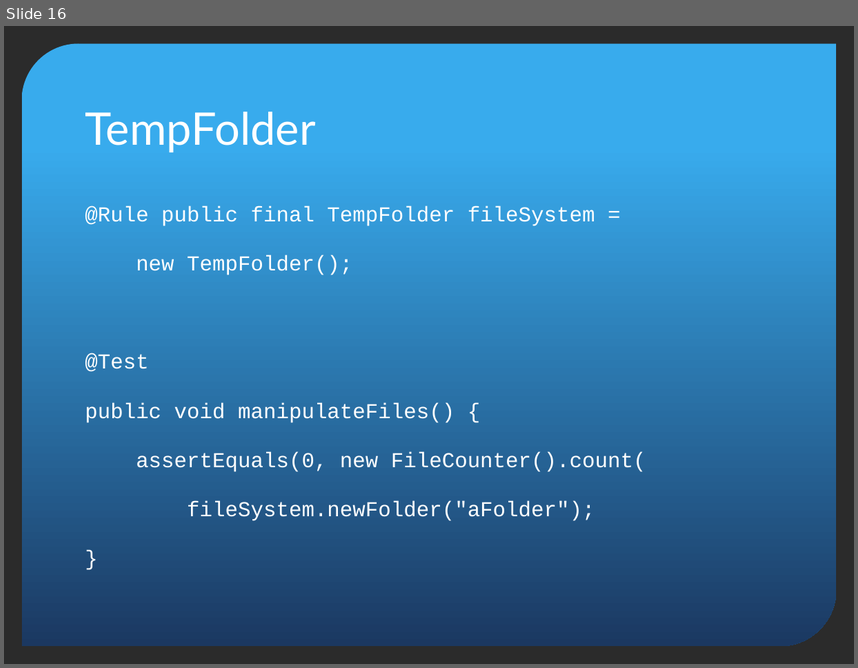
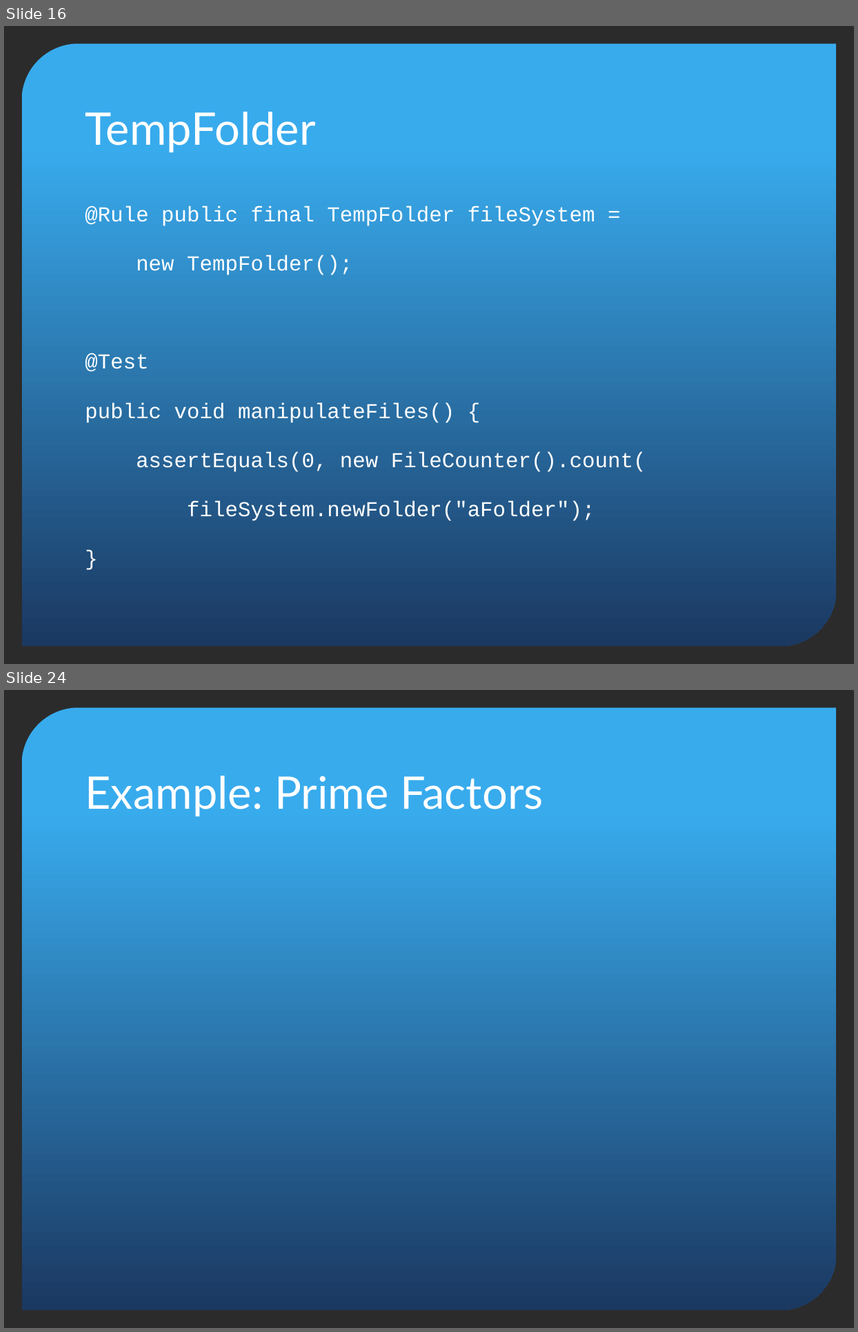
Before and after one commit to pholser/bending-junit, a slide deck: bending-junit.pptx. Shown one above the other, each under a label of ours: slide 16 before the commit, slides 16 and 24 after it; the slides between them are not shown. The pictures are 858x668 and 858x1332 pixels, drawn with LibreOffice and Linux fonts; fonts in the diff are those of the drawing; background and template pictures are left out; a plain dark background stands for a picture behind light text. Boxes give left, top, right and bottom in pixels: in the first picture for what was removed or moved away, otherwise in the second. Text is boxed around its words. In the diff, an @@ line names an element or a change of style, - is before the commit and + after.

```diff
--- a/bending-junit.pptx
+++ b/bending-junit.pptx
@@ slide 24 added at (4,690,854,1328), background picture (left out); not listed: 1 template element that a slide beside it also shows @@
@@ title added at (85,776,543,816), 38 pt, text #FFFFFF @@
+Example: Prime Factors
```
Also in this commit, not shown: 19 other slides added.
